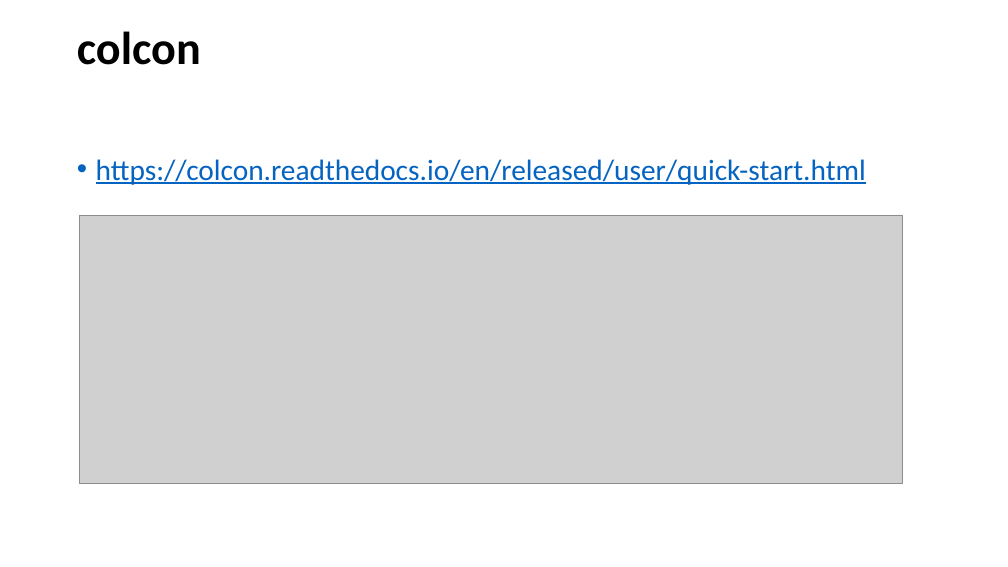
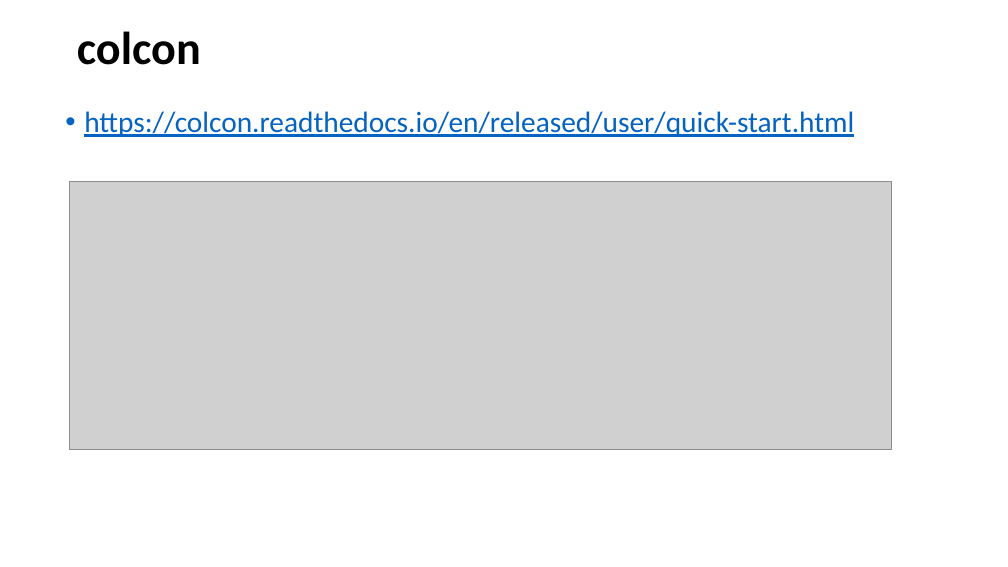
Before and after one commit to letrthong/ros2, a slide deck: slide 9 of ros2.pptx. Drawn at 1008x567 pixels with LibreOffice and Linux fonts; fonts in the diff are those of the drawing; grey boxes stand for pictures. Boxes give left, top, right and bottom in pixels: in the first picture for what was removed or moved away, otherwise in the second. Text is boxed around its words. In the diff, an @@ line names an element or a change of style, - is before the commit and + after.

```diff
--- a/ros2.pptx
+++ b/ros2.pptx
@@ text "https://colcon.readthedocs.io/en/released/user/quick-start.h ...": place and size @@
-text "https://colcon.readthedocs.io/en/released/user/quick-start.h ..." at [96, 159, 866, 185]
+text "https://colcon.readthedocs.io/en/released/user/quick-start.h ..." at [84, 111, 854, 137]
@@ picture: place and size @@
-picture at [79, 216, 902, 484]
+picture at [70, 181, 892, 449]
```
Also in this commit, not shown: 1 other slide changed, 1 slide added, 2 other files.
